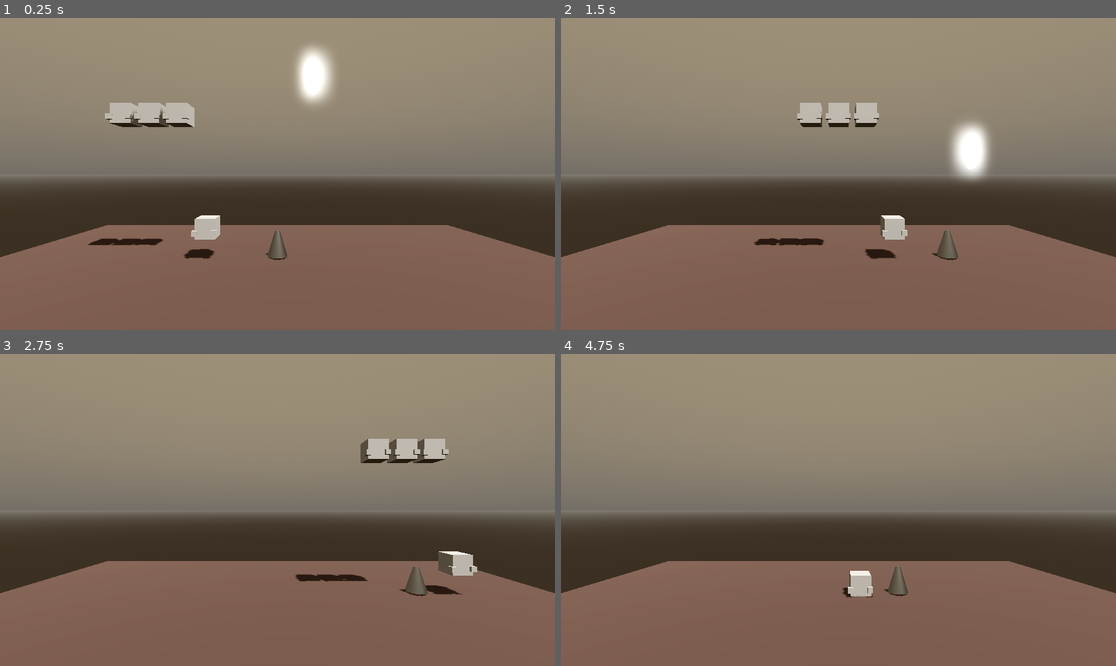
Above: before the commit, frames 1-4 (two rows, left to right).
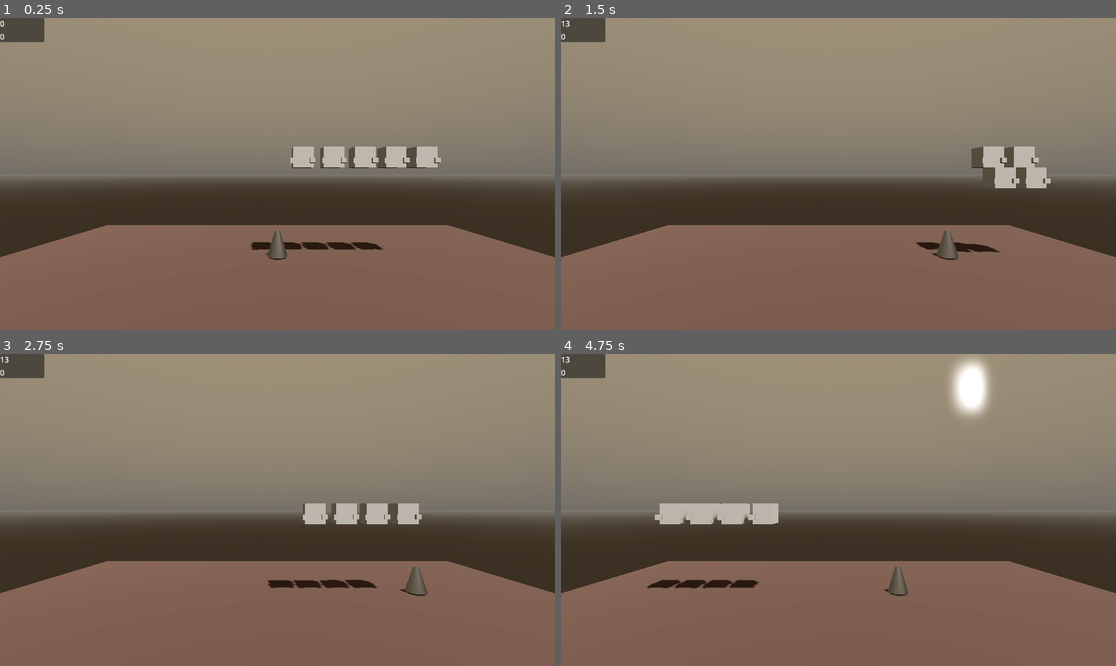
Above: after the commit, the same moments.

Repository: unblinky/space-invaded
Game: Godot game, scene res://Main/Main.tscn
Same seed, same stepped clock (60 frames per second), same inputs: the game is played once before the commit and once after it.
Inputs (mouse positions are in pixels of both pictures, inside the frame that each line leads up to):
- Up to frame 1 (0.25 s): no input
- Up to frame 2 (1.5 s): move the mouse to (960, 158) at 0.52 s; hold D (move_right) 0.53-1.28 s; click (960, 158) at 0.6 s; move the mouse to (727, 189) at 1.27 s; hold A (move_left) from 1.28 s (still down); click (727, 189) at 1.35 s
- Up to frame 3 (2.75 s): move the mouse to (333, 441) at 2.02 s; release A (move_left) at 2.03 s; hold D (move_right) from 2.03 s (still down); click (333, 441) at 2.1 s
- Up to frame 4 (4.75 s): move the mouse to (810, 572) at 2.77 s; click (810, 572) at 2.85 s; move the mouse to (1005, 556) at 3.52 s; release D (move_right) at 3.53 s; hold A (move_left) from 3.53 s (still down); click (1005, 556) at 3.6 s; move the mouse to (672, 463) at 4.27 s; click (672, 463) at 4.35 s

The runs differ from the first frame. In frame 1, 5.7% of the frame differs, in the area x 0-80%, y 0-78%; in frame 2, 4.9%; in frame 3, 4.2%; in frame 4, 4.0%.

Commit message:
Saves the hi score!

Diff:
--- a/Code/Invader/Invader.gd
+++ b/Code/Invader/Invader.gd
@@ -4,6 +4,7 @@
 var row_height = 1.0 # meters.
 var speed: float = 5.0 # m / sec.
 var bounds: float = 10.0
+var score_board: ScoreBoard
 
 func _ready():
 	area_entered.connect(OnAreaEntered)
@@ -23,6 +24,7 @@
 
 func OnAreaEntered(other_area: Area3D):
 	if other_area is Lazer:
+		score_board.UpdateScore(13)
 		other_area.queue_free()
 		queue_free()
 	if other_area is Ship:
--- /dev/null
+++ b/Code/Main/Main.gd
@@ -0,0 +1,17 @@
+extends Node
+class_name Main
+
+const INVADER = preload("res://Invader/Invader.tscn")
+@onready var score_board = $ScoreBoard
+
+func _ready():
+	SpawnInvader()
+
+func SpawnInvader():
+	# HACK: Do this better!
+	for i in 5:
+		var invader = INVADER.instantiate()
+		invader.score_board = score_board
+		invader.position.x += i * 1.5
+		invader.position.y = 5
+		add_child(invader)
--- a/Code/Main/Main.tscn
+++ b/Code/Main/Main.tscn
@@ -1,8 +1,8 @@
 [gd_scene load_steps=9 format=3 uid="uid://b5uc7iqtucmws"]
 
+[ext_resource type="Script" path="res://Main/Main.gd" id="1_6iyd5"]
 [ext_resource type="PackedScene" uid="uid://cgmi8axpua2u5" path="res://Ship/Ship.tscn" id="1_bypu3"]
-[ext_resource type="PackedScene" uid="uid://b38qmfr6mbgjl" path="res://Invader/Invader.tscn" id="2_vfus7"]
-[ext_resource type="PackedScene" uid="uid://butltys7x2a56" path="res://Lazer/Lazer.tscn" id="3_0l57q"]
+[ext_resource type="PackedScene" uid="uid://yhijrjk7ninl" path="res://ScoreBoard/ScoreBoard.tscn" id="4_5b10y"]
 
 [sub_resource type="StandardMaterial3D" id="StandardMaterial3D_p76ef"]
 albedo_color = Color(0.211765, 0.152941, 0.137255, 1)
@@ -26,6 +26,7 @@
 glow_enabled = true
 
 [node name="Main" type="Node"]
+script = ExtResource("1_6iyd5")
 
 [node name="MeshInstance3D" type="MeshInstance3D" parent="."]
 material_override = SubResource("StandardMaterial3D_p76ef")
@@ -40,21 +41,10 @@
 
 [node name="Ship" parent="." instance=ExtResource("1_bypu3")]
 
-[node name="Invader" parent="." instance=ExtResource("2_vfus7")]
-transform = Transform3D(1, 0, 0, 0, 1, 0, 0, 0, 1, -8.87111, 7.129, 0)
-
-[node name="Invader2" parent="." instance=ExtResource("2_vfus7")]
-transform = Transform3D(1, 0, 0, 0, 1, 0, 0, 0, 1, -7.48962, 7.129, 0)
-
-[node name="Invader3" parent="." instance=ExtResource("2_vfus7")]
-transform = Transform3D(1, 0, 0, 0, 1, 0, 0, 0, 1, -6.13165, 7.129, 0)
-
-[node name="Invader4" parent="." instance=ExtResource("2_vfus7")]
-transform = Transform3D(1, 0, 0, 0, 1, 0, 0, 0, 1, -4.77336, 1.49099, 0)
-
 [node name="Camera3D" type="Camera3D" parent="."]
 transform = Transform3D(1, 0, 0, 0, 1, 0, 0, 0, 1, 0, 4.17453, 11.7933)
 fov = 67.5
 
-[node name="Lazer" parent="." instance=ExtResource("3_0l57q")]
-transform = Transform3D(1, 0, 0, 0, 1, 0, 0, 0, 1, 1.81542, 4.11219, 0)
+[node name="ScoreBoard" parent="." instance=ExtResource("4_5b10y")]
+offset_right = 92.0
+offset_bottom = 50.0
--- /dev/null
+++ b/Code/ScoreBoard/ScoreBoard.gd
@@ -0,0 +1,39 @@
+extends PanelContainer
+class_name ScoreBoard
+
+const SAVE_FILE = "user://save_game.dat"
+
+@onready var score_ui = $VBox/ScoreUI
+@onready var hi_score_ui = $VBox/HiScoreUI
+
+var score: int = 0
+var hi_score: int = 23
+
+func _ready():
+	Reset()
+	Load()
+
+func UpdateScore(delta_score: int):
+	score += delta_score
+	score_ui.text = str(score)
+	if score > hi_score:
+		hi_score = score
+		hi_score_ui.text = str(hi_score)
+		Save()
+
+
+func Reset():
+	score = 0
+	score_ui.text = str(score)
+
+
+func Save():
+	var file = FileAccess.open(SAVE_FILE, FileAccess.WRITE)
+	if file:
+		file.store_string(str(hi_score))
+
+func Load():
+	var file = FileAccess.open(SAVE_FILE, FileAccess.READ)
+	if file:
+		hi_score = int(file.get_as_text())
+		hi_score_ui.text = str(hi_score)
--- /dev/null
+++ b/Code/ScoreBoard/ScoreBoard.tscn
@@ -0,0 +1,17 @@
+[gd_scene load_steps=2 format=3 uid="uid://yhijrjk7ninl"]
+
+[ext_resource type="Script" path="res://ScoreBoard/ScoreBoard.gd" id="1_p536p"]
+
+[node name="ScoreBoard" type="PanelContainer"]
+script = ExtResource("1_p536p")
+
+[node name="VBox" type="VBoxContainer" parent="."]
+layout_mode = 2
+
+[node name="ScoreUI" type="Label" parent="VBox"]
+layout_mode = 2
+text = "0123456789"
+
+[node name="HiScoreUI" type="Label" parent="VBox"]
+layout_mode = 2
+text = "0"
--- a/Code/project.godot
+++ b/Code/project.godot
@@ -32,3 +32,7 @@
 "events": [Object(InputEventMouseButton,"resource_local_to_scene":false,"resource_name":"","device":-1,"window_id":0,"a …(258 unchanged characters)…
 ]
 }
+
+[rendering]
+
+renderer/rendering_method="gl_compatibility"
